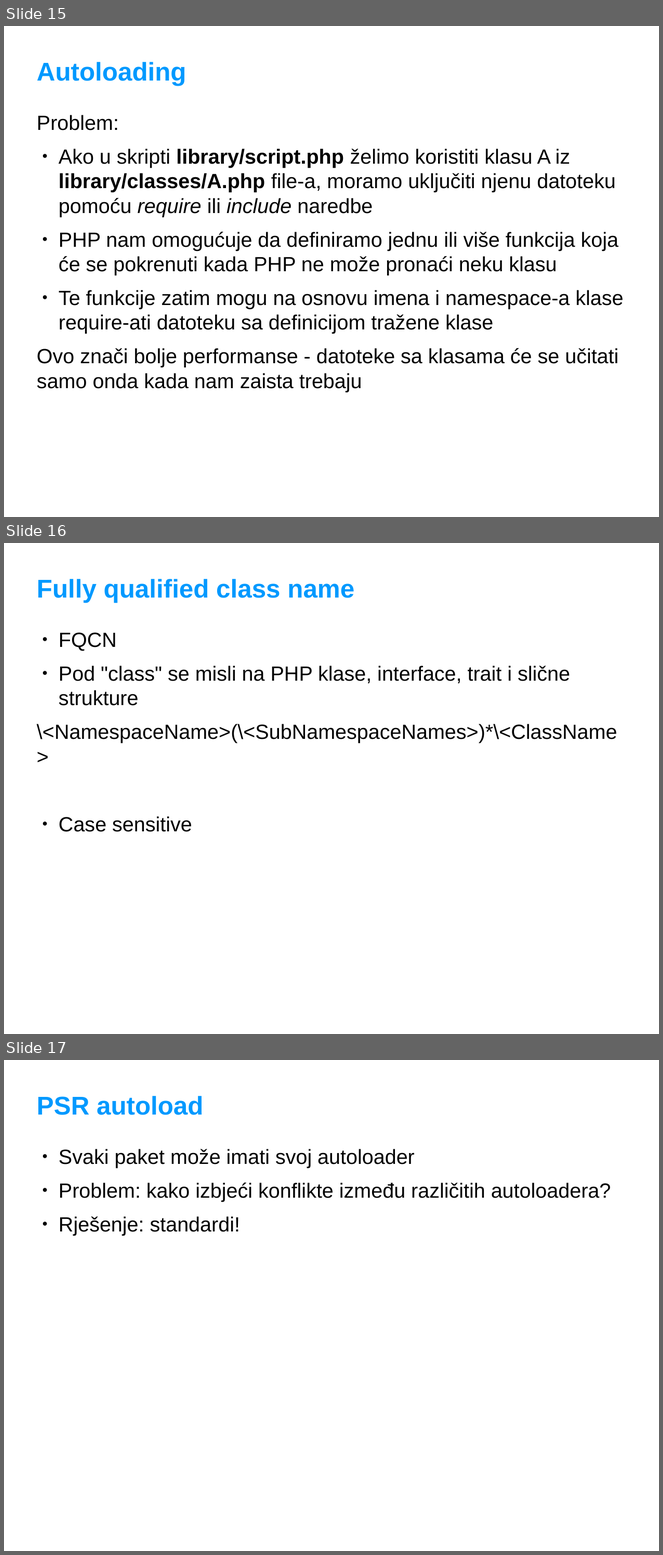
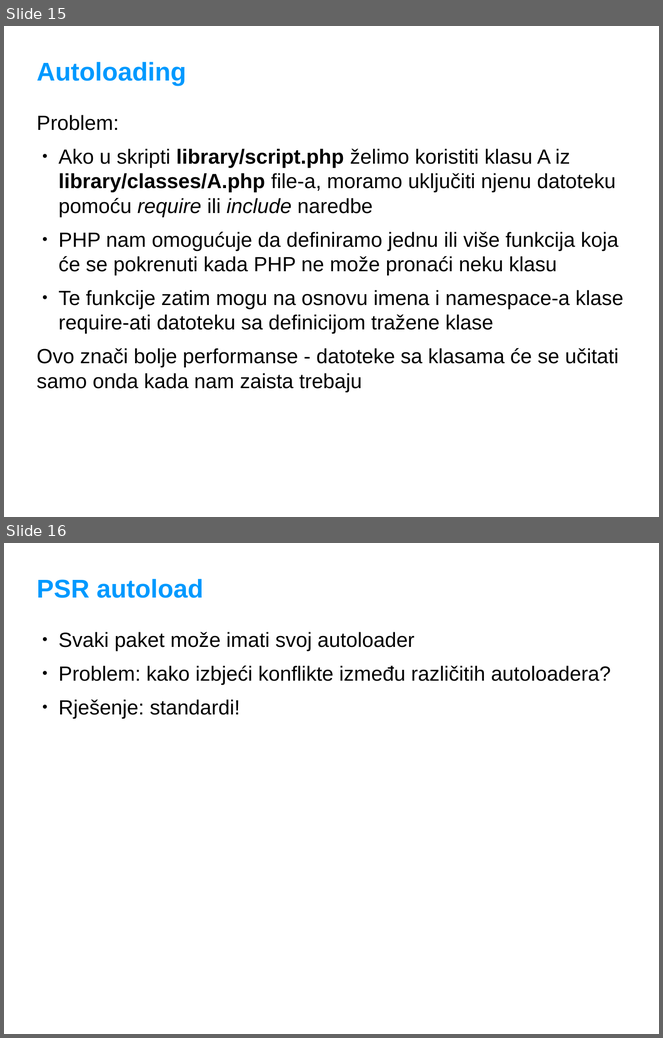
Before and after one commit to adriatichr/php-academy, a slide deck: predavanja/15 Composer i PHP Autoloading.odp. Shown one above the other, each under a label of ours: slides 15, 16 and 17 before the commit, slides 15 and 16 after it. The pictures are 663x1555 and 663x1038 pixels, drawn with LibreOffice and Linux fonts; fonts in the diff are those of the drawing; background and template pictures are left out. Boxes give left, top, right and bottom in pixels: in the first picture for what was removed or moved away, otherwise in the second. Text is boxed around its words. In the diff, an @@ line names an element or a change of style, - is before the commit and + after.

```diff
--- a/predavanja/15 Composer i PHP Autoloading.odp
+++ b/predavanja/15 Composer i PHP Autoloading.odp
@@ slide 16 removed at <box>4,543,659,1034</box>, background #FFFFFF @@
@@ title removed at <box>37,579,354,603</box> @@
-Fully qualified class name
@@ text removed at <box>37,632,618,832</box> @@
-● FQCN
-● Pod "class" se misli na PHP klase, interface, trait i slične strukture
-\<NamespaceName>(\<SubNamespaceNames>)*\<ClassName>
-● Case sensitive
@@ what was slide 17 is now slide 16 @@
```
Also in this commit, not shown: 4 slides changed.
